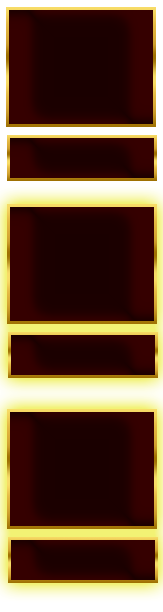
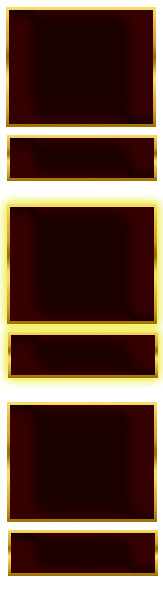
Layers edited between the first and the second 163px x 612px image:
painted on "Rectangle 1" (1st of 3, in "LevelUnlocked_down" › "Trophies") over [8, 530, 158, 583]
painted on "LevelUnlocked" (1st of 4, in "LevelUnlocked_down") over [7, 402, 157, 529]
